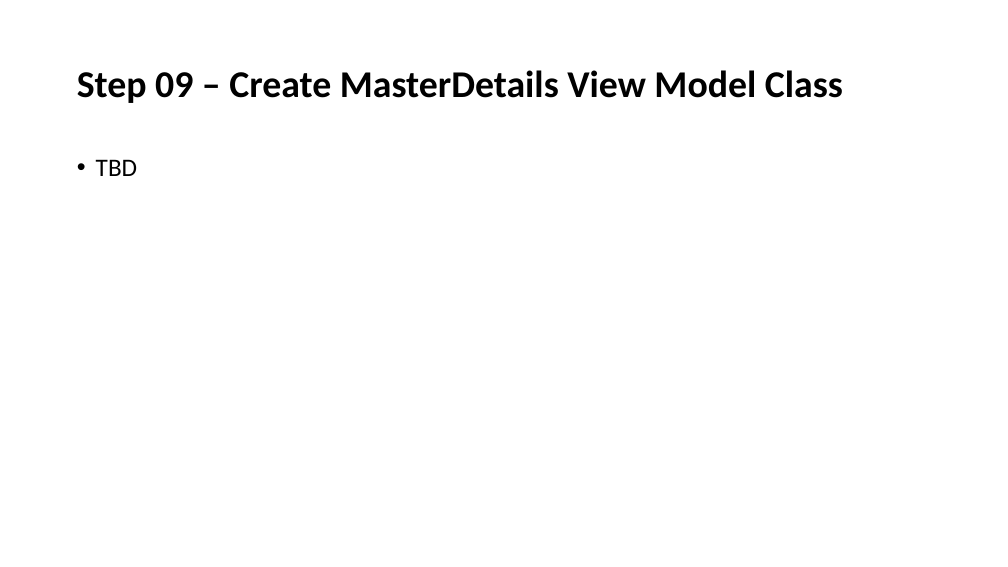
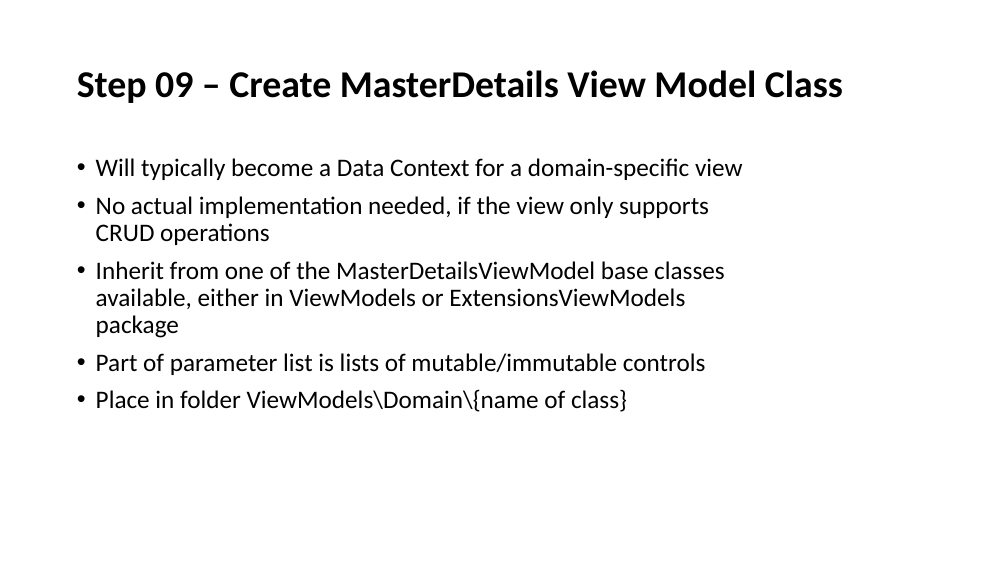
Before and after one commit to perl-easj/Teaching-materials, a slide deck: slide 185 of CSharpProgramming/Presentations/MVVMStarter Class Library.pptx. Drawn at 1008x567 pixels with LibreOffice and Linux fonts; fonts in the diff are those of the drawing. Boxes give left, top, right and bottom in pixels: in the first picture for what was removed or moved away, otherwise in the second. Text is boxed around its words. In the diff, an @@ line names an element or a change of style, - is before the commit and + after.

```diff
--- a/CSharpProgramming/Presentations/MVVMStarter Class Library.pptx
+++ b/CSharpProgramming/Presentations/MVVMStarter Class Library.pptx
@@ text at box(96, 158, 743, 412): text changed @@
-• TBD
+• Will typically become a Data Context for a domain-specific view
+• No actual implementation needed, if the view only supports CRUD operations
+• Inherit from one of the MasterDetailsViewModel base classes available, either in ViewModels or ExtensionsViewModels package
+• Part of parameter list is lists of mutable/immutable controls
+• Place in folder ViewModels\Domain\{name of class}
```
Also in this commit, not shown: 4 slides added.
